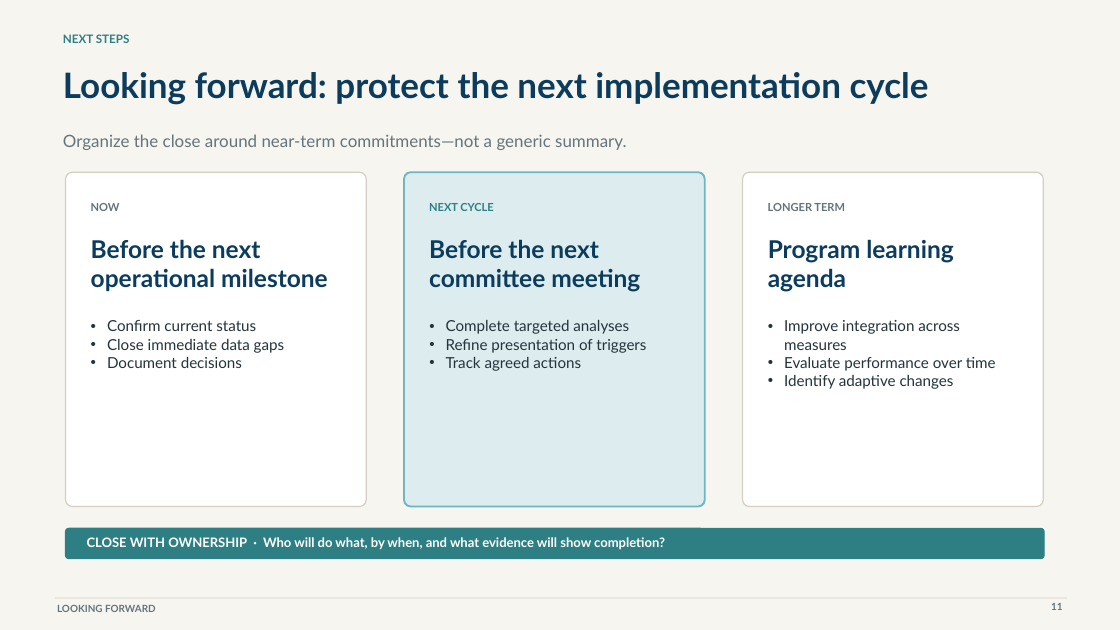
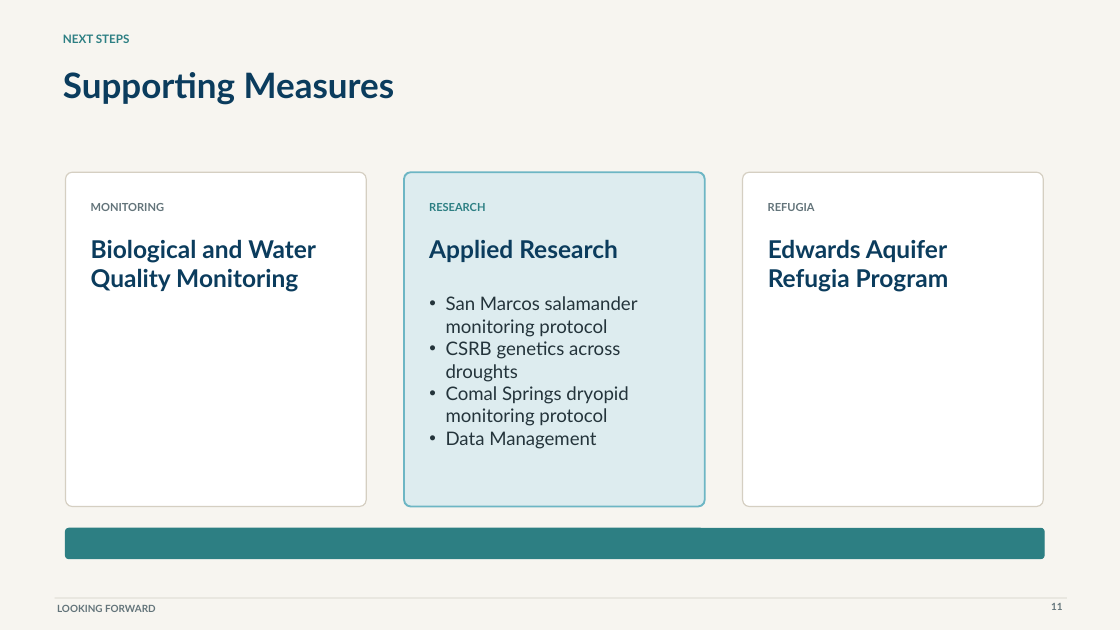
Before and after one commit to cfurl/EAHCP-Fall-2026-Sci-Comm, a slide deck: slide 2 of Supporting_Measures/Supporting Measures.pptx. Drawn at 1120x630 pixels with LibreOffice and Linux fonts; fonts in the diff are those of the drawing. Boxes give left, top, right and bottom in pixels: in the first picture for what was removed or moved away, otherwise in the second. Text is boxed around its words. In the diff, an @@ line names an element or a change of style, - is before the commit and + after.

```diff
--- a/Supporting_Measures/Supporting Measures.pptx
+++ b/Supporting_Measures/Supporting Measures.pptx
@@ text at (63, 72, 395, 105): text changed @@
-Looking forward: protect the next implementation cycle
+Supporting Measures
@@ text removed at (63, 134, 626, 150) @@
-Organize the close around near-term commitments—not a generic summary.
@@ text at (91, 203, 164, 211): text changed @@
-NOW
+MONITORING
@@ text at (429, 203, 485, 211): text changed @@
-NEXT CYCLE
+RESEARCH
@@ text at (768, 203, 815, 211): text changed @@
-LONGER TERM
+REFUGIA
@@ text at (91, 239, 316, 292): text changed @@
-Before the next operational milestone
+Biological and Water Quality Monitoring
@@ text at (429, 239, 618, 262): text changed @@
-Before the next committee meeting
+Applied Research
@@ text at (768, 239, 949, 292): text changed @@
-Program learning agenda
+Edwards Aquifer Refugia Program
@@ text at (446, 296, 638, 449): text changed; size 13 to 16 pt @@
-• Complete targeted analyses
-• Refine presentation of triggers
-• Track agreed actions
+• San Marcos salamander monitoring protocol
+• CSRB genetics across droughts
+• Comal Springs dryopid monitoring protocol
+• Data Management
@@ text removed at (107, 320, 284, 368) @@
-• Confirm current status
-• Close immediate data gaps
-• Document decisions
@@ text removed at (784, 320, 996, 389) @@
-• Improve integration across measures
-• Evaluate performance over time
-• Identify adaptive changes
@@ text removed at (87, 537, 665, 549) @@
-CLOSE WITH OWNERSHIP · Who will do what, by when, and what evidence will show completion?
```
Also in this commit, not shown: 2 other files.
